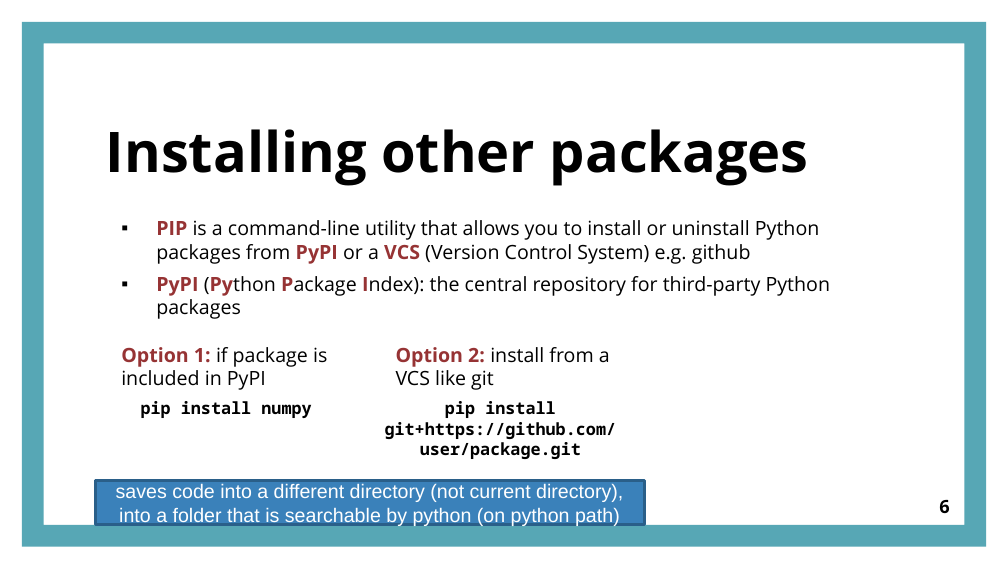
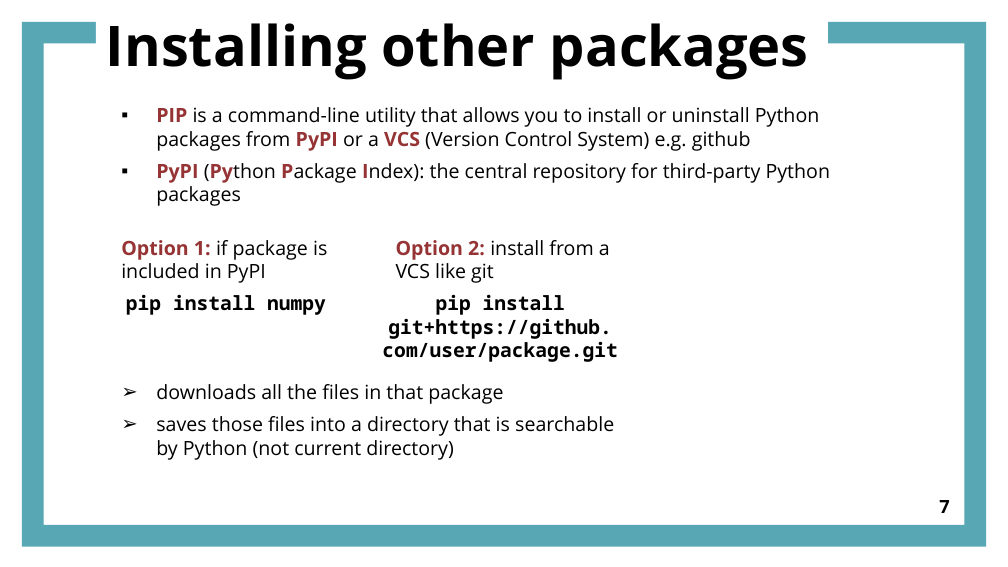
Before and after one commit to joejoeyjoseph/2019-camerino-ODD, a slide deck: slide 7 of materials/ODD_presentation.pptx (slide 6 before the commit). Drawn at 1008x567 pixels with LibreOffice and Linux fonts; fonts in the diff are those of the drawing. Boxes give left, top, right and bottom in pixels: in the first picture for what was removed or moved away, otherwise in the second. Text is boxed around its words. In the diff, an @@ line names an element or a change of style, - is before the commit and + after.

```diff
--- a/materials/ODD_presentation.pptx
+++ b/materials/ODD_presentation.pptx
@@ title "Installing other packages": place and size @@
-title "Installing other packages" at (106,129,809,186)
+title "Installing other packages" at (106,23,809,80)
@@ title "Installing other packages" at (106,23,809,80): vertical alignment bottom to top @@
@@ text "PIP is a command-line utility ...": place and size @@
-text "PIP is a command-line utility ..." at (156,220,831,319)
+text "PIP is a command-line utility ..." at (156,107,831,206)
@@ text "Option 1: if package is ...": place and size @@
-text "Option 1: if package is ..." at (121,347,327,418)
+text "Option 1: if package is ..." at (121,240,327,315)
@@ text "Option 2: install from a ...": place and size @@
-text "Option 2: install from a ..." at (385,347,617,459)
+text "Option 2: install from a ..." at (382,240,617,362)
@@ text at (126,294,326,315): size 12 to 14 pt in "pip install numpy" @@
@@ text at (382,294,617,362): text changed; size 12 to 14 pt @@
-pip install git+https://github.com/ user/package.git
+pip install git+https://github.
+com/user/package.git
@@ text added at (156,384,614,460), 14 pt, text #000000 @@
+➢ downloads all the files in that package
+➢ saves those files into a directory that is searchable by Python (not current directory)
@@ rectangle removed at (96,481,644,524) @@
-saves code into a different directory (not current directory),
-into a folder that is searchable by python (on python path)
@@ page number at (939,500,949,513): text changed @@
-6
+7
```
Also in this commit, not shown: 28 other slides changed, 2 slides added, 3 slides removed, 2 other files.
